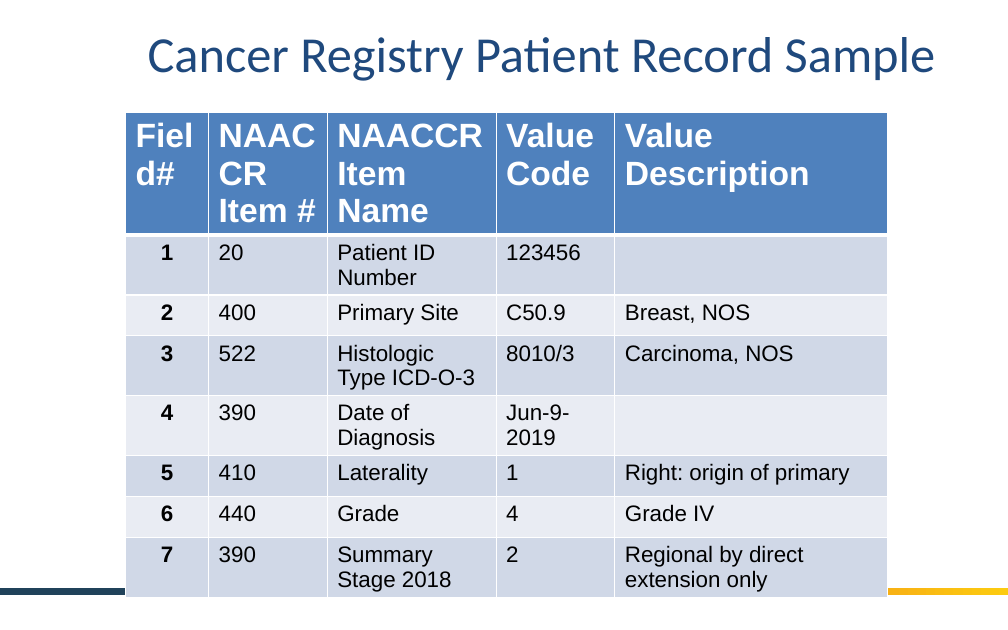
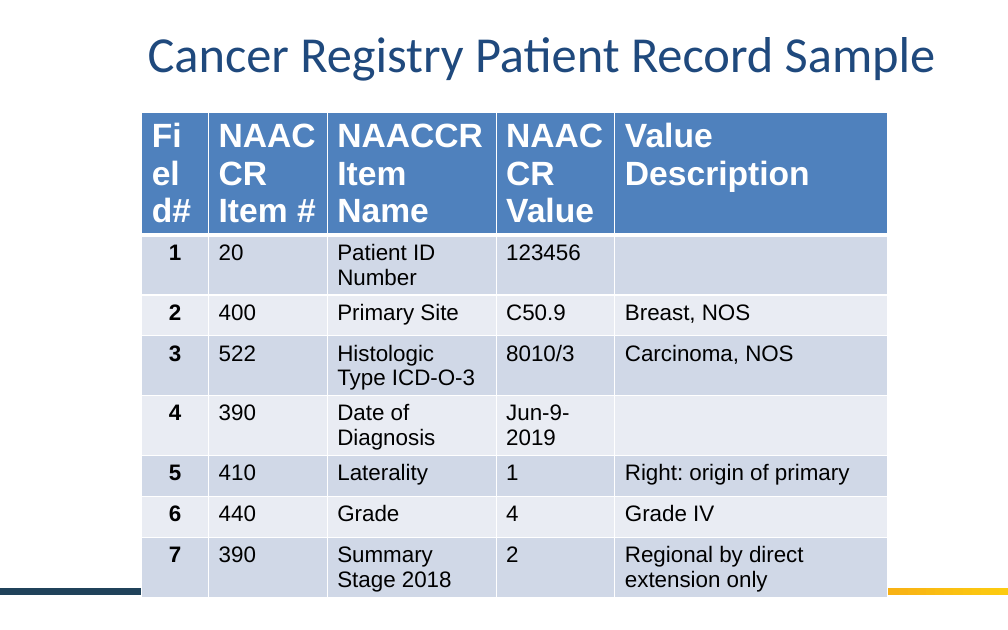
Before and after one commit to OHDSI/OncologyWG, a slide deck: slide 4 of documentation/OHDSI Oncology Module - Crosswal from Cancer Registry.pptx. Drawn at 1008x630 pixels with LibreOffice and Linux fonts; fonts in the diff are those of the drawing; background and template pictures are left out. Boxes give left, top, right and bottom in pixels: in the first picture for what was removed or moved away, otherwise in the second. Text is boxed around its words. In the diff, an @@ line names an element or a change of style, - is before the commit and + after.

```diff
--- a/documentation/OHDSI Oncology Module - Crosswal from Cancer Registry.pptx
+++ b/documentation/OHDSI Oncology Module - Crosswal from Cancer Registry.pptx
@@ table at bbox=[142, 113, 887, 596] @@
-row 1, column 4: Value Code
+row 1, column 4: NAACCR Value
@@ table: place and size @@
-table at bbox=[125, 113, 886, 596]
+table at bbox=[142, 113, 887, 596]
```
Also in this commit, not shown: 9 other slides changed, 8 slides added.
